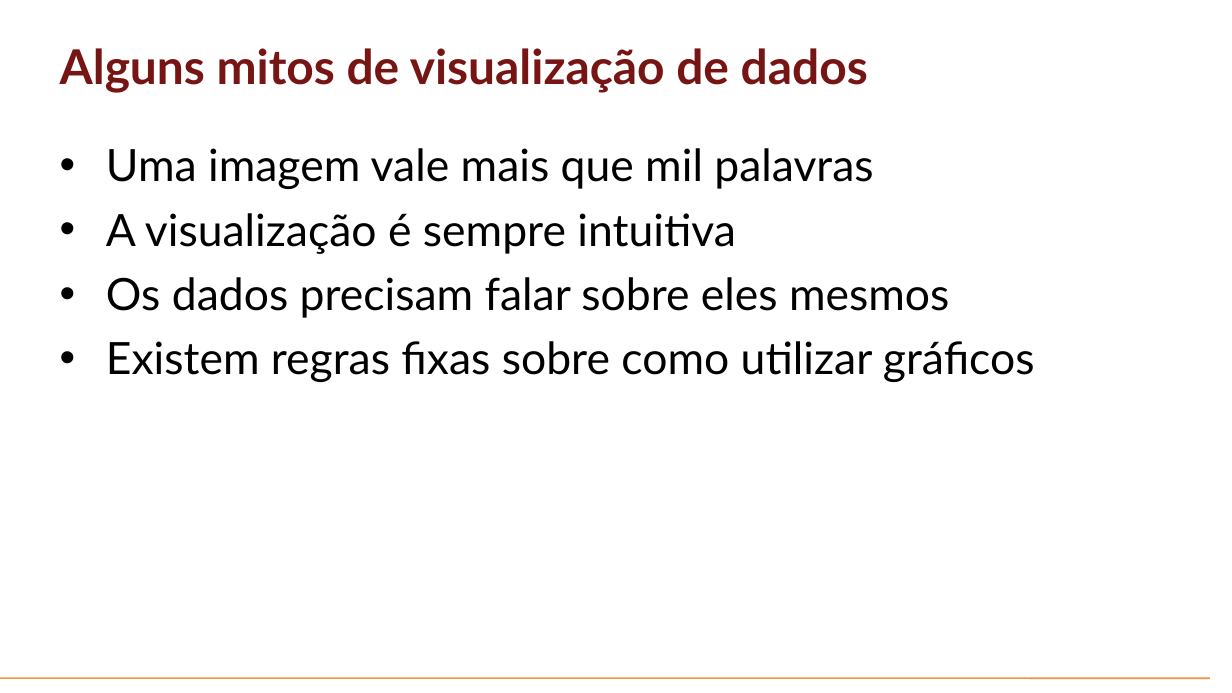
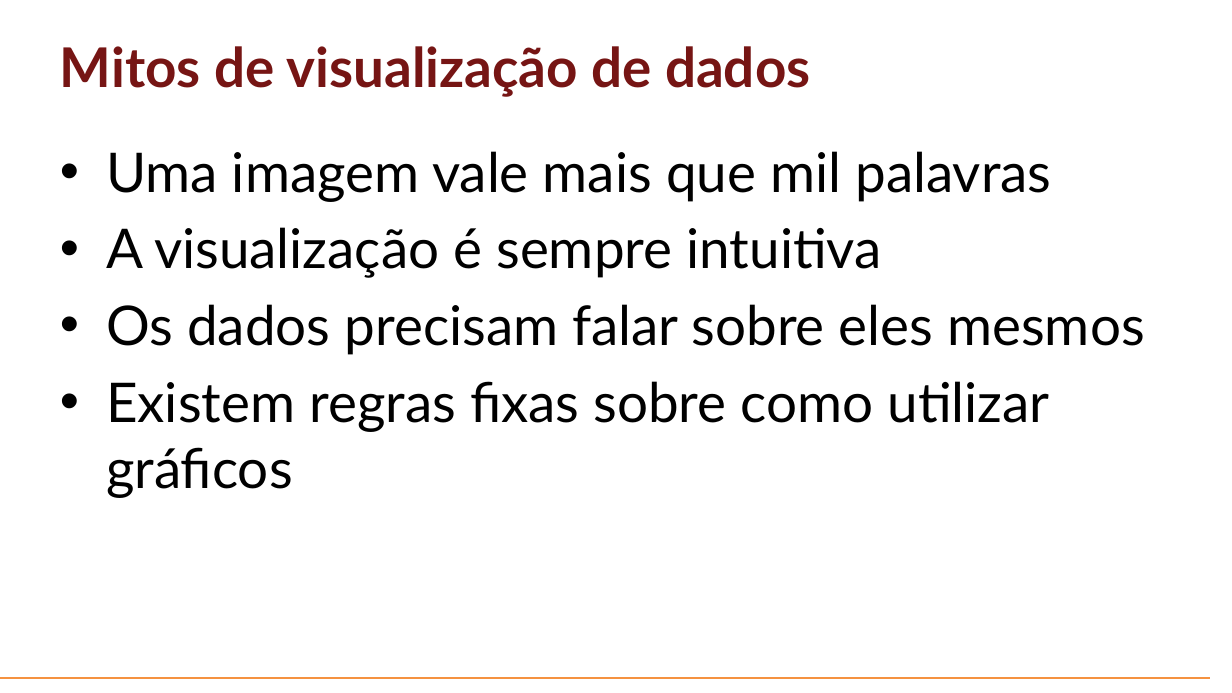
Before and after one commit to mikael04/aulas-profortec-datavis, a slide deck: slide 8 of Aulas/Aula-01-Intro-Vis.pptx. Drawn at 1232x693 pixels with LibreOffice and Linux fonts; fonts in the diff are those of the drawing; background and template pictures are left out. Boxes give left, top, right and bottom in pixels: in the first picture for what was removed or moved away, otherwise in the second. Text is boxed around its words. In the diff, an @@ line names an element or a change of style, - is before the commit and + after.

```diff
--- a/Aulas/Aula-01-Intro-Vis.pptx
+++ b/Aulas/Aula-01-Intro-Vis.pptx
@@ title at <box>60,46,810,97</box>: text changed; size 28 to 32 pt @@
-Alguns mitos de visualização de dados
+Mitos de visualização de dados
@@ text "Uma imagem vale mais que ..." at <box>106,151,1145,498</box>: size 26 to 32 pt @@
```
Also in this commit, not shown: 9 other slides changed, 2 slides added, 1 slide removed, 8 other files.
